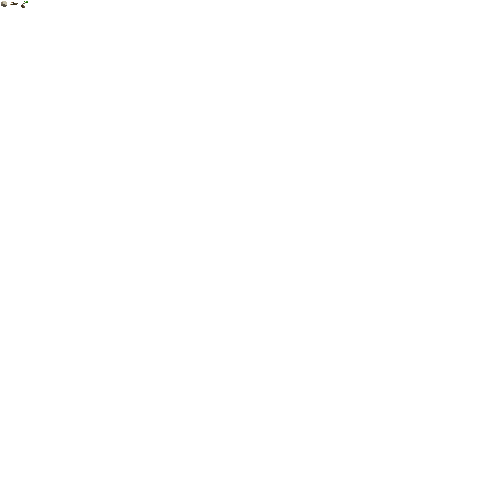
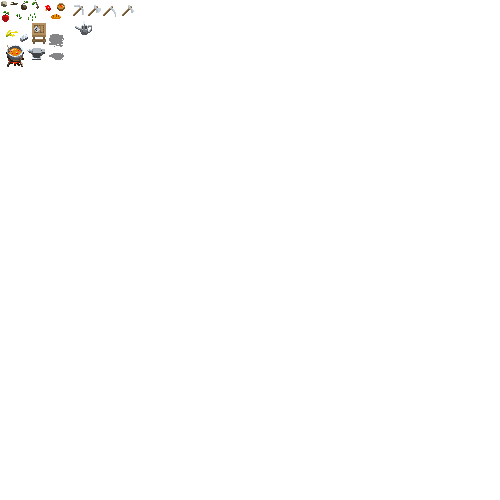
Two versions of the same layered image (500px x 500px). Layer-by-layer changes:
added layer "Calque 7" above "Calque 4" over [20, 5, 134, 42]
added layer "Calque 4" above "Calque 5" over [7, 3, 84, 56]
added layer "Calque 5" above "Calque 6" over [6, 23, 64, 67]
added layer "Calque 6" above "Calque 2" over [8, 55, 24, 66]
painted on "Calque 2" over [2, 0, 39, 37]
